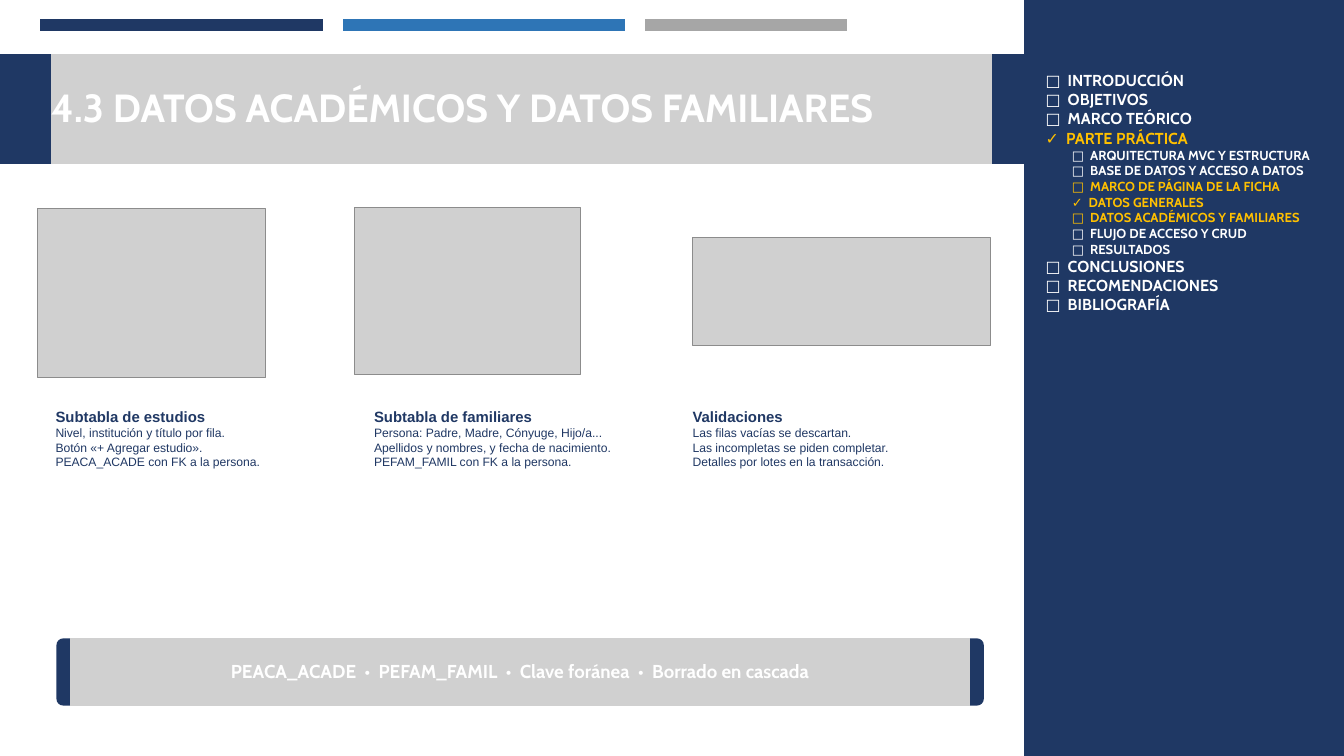
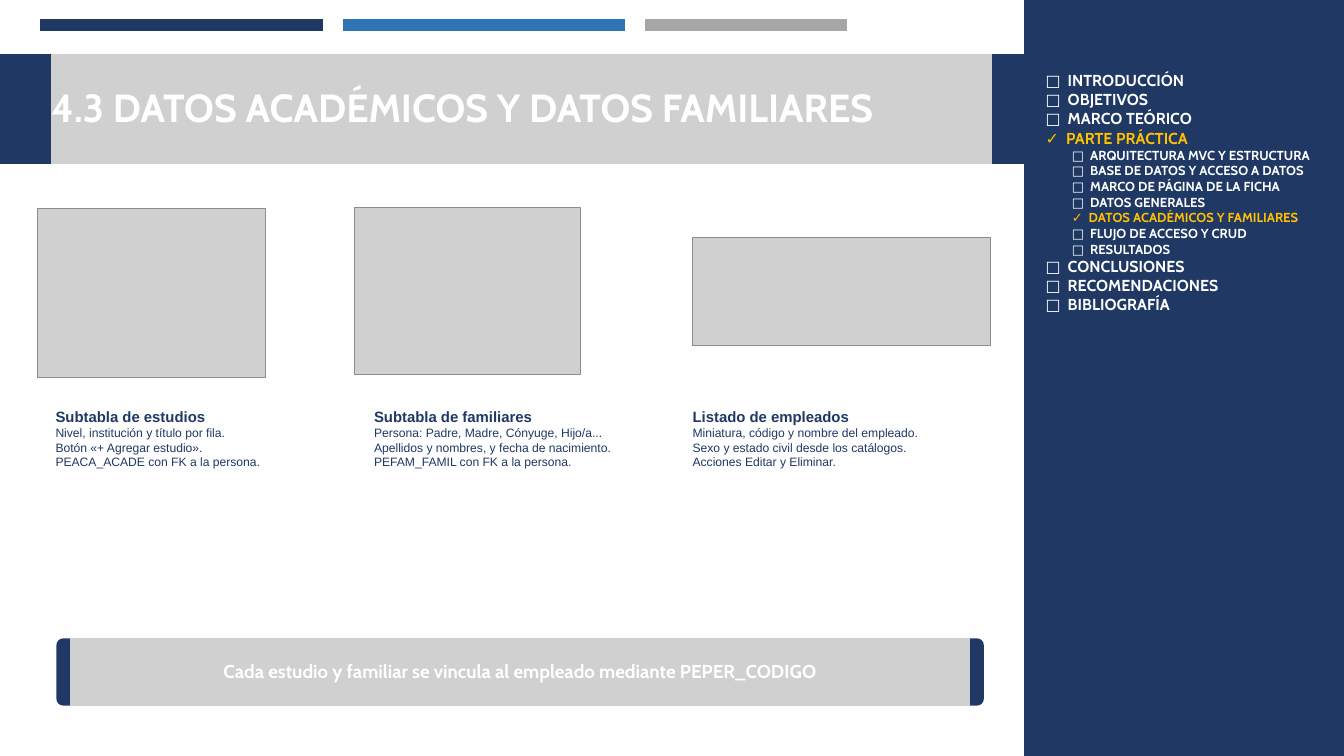
Before and after one commit to Josue-Chango/SIDH_GR02, a slide deck: slide 7 of JAVA/TABPAGE/02. DOCUMENTACION/LOGIN_CRUD_JAVA_MYSQL_GR02_FINAL.pptx. Drawn at 1344x756 pixels with LibreOffice and Linux fonts; fonts in the diff are those of the drawing; grey boxes stand for pictures. Boxes give left, top, right and bottom in pixels: in the first picture for what was removed or moved away, otherwise in the second. Text is boxed around its words. In the diff, an @@ line names an element or a change of style, - is before the commit and + after.

```diff
--- a/JAVA/TABPAGE/02. DOCUMENTACION/LOGIN_CRUD_JAVA_MYSQL_GR02_FINAL.pptx
+++ b/JAVA/TABPAGE/02. DOCUMENTACION/LOGIN_CRUD_JAVA_MYSQL_GR02_FINAL.pptx
@@ text at (1089,197,1299,222): text changed @@
-✓ DATOS GENERALES
-□ DATOS ACADÉMICOS Y FAMILIARES
+□ DATOS GENERALES
+✓ DATOS ACADÉMICOS Y FAMILIARES
@@ text at (1090,180,1280,191): text colour #FFC000 to #FFFFFF in "□ MARCO DE PÁGINA DE LA FICHA" @@
@@ text at (693,411,918,469): text changed @@
-Validaciones
-Las filas vacías se descartan.
-Las incompletas se piden completar.
-Detalles por lotes en la transacción.
+Listado de empleados
+Miniatura, código y nombre del empleado.
+Sexo y estado civil desde los catálogos.
+Acciones Editar y Eliminar.
@@ text at (223,664,816,682): text changed @@
-PEACA_ACADE • PEFAM_FAMIL • Clave foránea • Borrado en cascada
+Cada estudio y familiar se vincula al empleado mediante PEPER_CODIGO
```
Also in this commit, not shown: 8 other slides changed.
